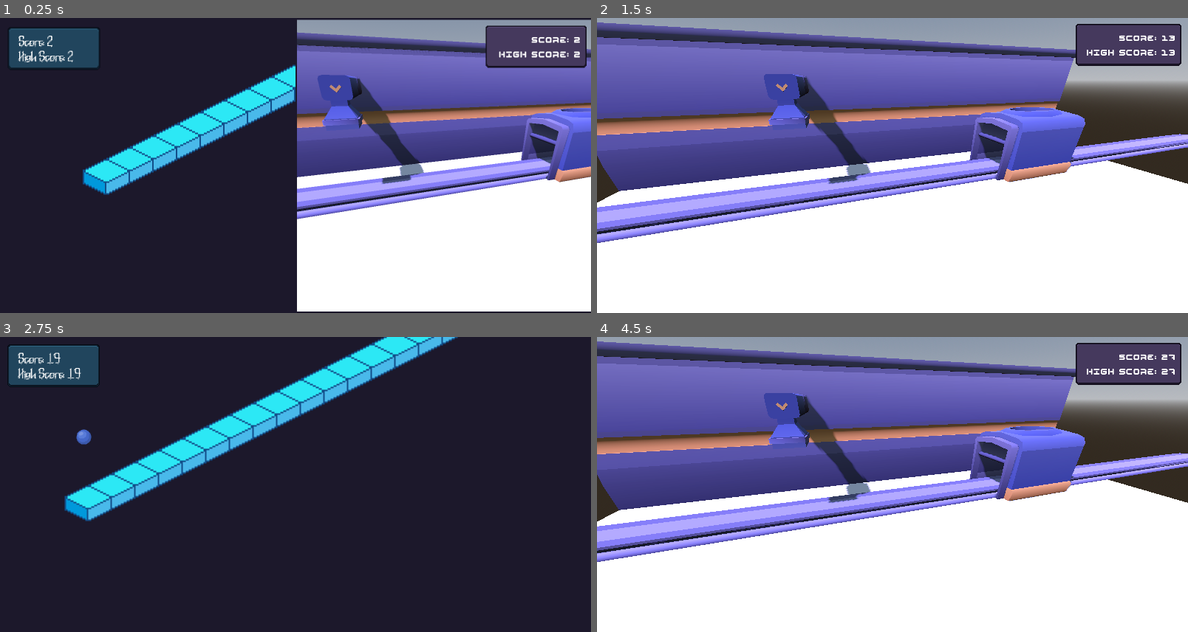
Above: before the commit, frames 1-4 (two rows, left to right).
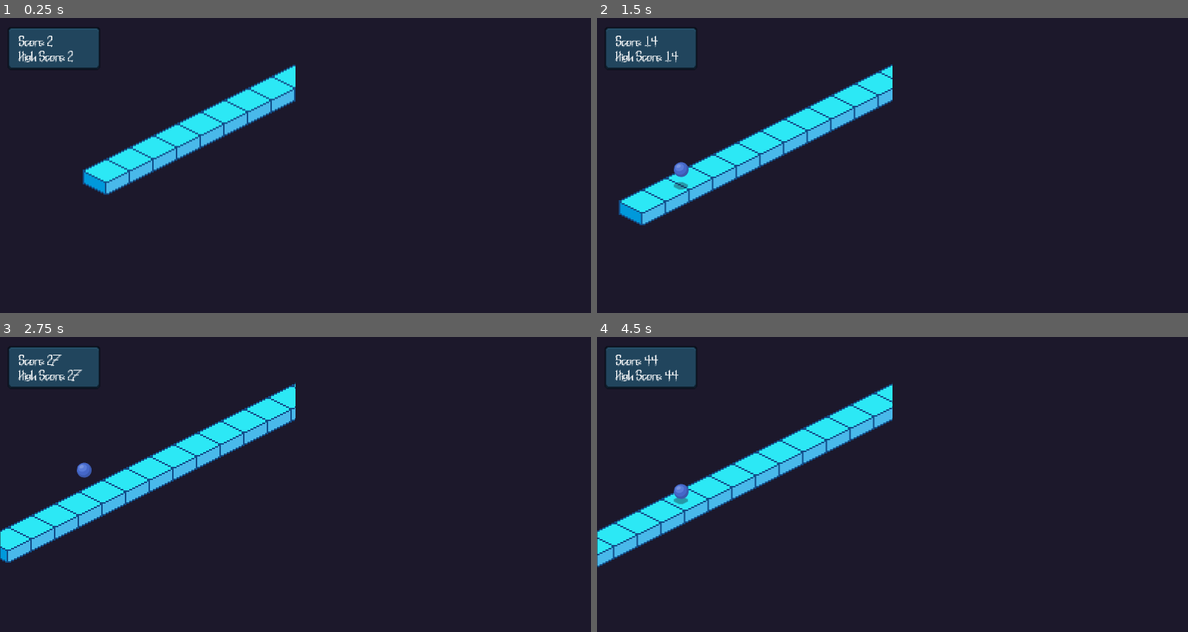
Above: after the commit, the same moments.

Repository: ofknee/tap-tap-tap
Game: Godot game, scene res://scenes/root.tscn
The game is run twice, just before and just after one commit, with the same random seed, the same clock (stepped at 60 frames per second) and the same inputs.
Inputs:
- Up to frame 1 (0.25 s): no input
- Up to frame 2 (1.5 s): tap Enter at 0.5 s; hold Right (RIGHT) 0.53-1.28 s; tap Shift (SWITCH) at 0.6, 1.35 s; hold A (LEFT) from 1.28 s (still down)
- Up to frame 3 (2.75 s): release A (LEFT) at 2.03 s; hold Right (RIGHT) from 2.03 s (still down); tap Shift (SWITCH) at 2.1 s
- Up to frame 4 (4.5 s): tap Shift (SWITCH) at 2.85, 3.6, 4.35 s; release Right (RIGHT) at 3.53 s; hold A (LEFT) from 3.53 s (still down)

The runs differ from the first frame. In frame 1, 48% of the frame differs, in the area x 50-100%, y 0-100%; in frame 2, 96%; in frame 3, 7.1%; in frame 4, 96%, in the area x 0-100%, y 0-100%.

Commit message:
delete box instantiations off screen

Diff:
--- a/scenes/factory/factory.tscn
+++ b/scenes/factory/factory.tscn
@@ -16,6 +16,16 @@
 [ext_resource type="Script" uid="uid://c30yctnpqixbh" path="res://scenes/factory/ui.gd" id="14_hg0jv"]
 [ext_resource type="Texture2D" uid="uid://ctusbt3i87hgy" path="res://assets/factory/dark-hand-drawn-panel.png" id="14_i4dya"]
 [ext_resource type="FontFile" uid="uid://cvblie0n56nwl" path="res://assets/phased-1.2/Phased.otf" id="15_hg0jv"]
+[ext_resource type="PackedScene" uid="uid://bmnenfcbmt78d" path="res://assets/factory/kenney_factory-kit_3.0/Models/GLB format/cog-b.glb" id="16_a47qo"]
+[ext_resource type="PackedScene" uid="uid://ct4wwhsrhilq8" path="res://assets/factory/kenney_factory-kit_3.0/Models/GLB format/cog-c.glb" id="17_6xsq5"]
+[ext_resource type="PackedScene" uid="uid://cbkqfvxtxvv4u" path="res://assets/factory/kenney_factory-kit_3.0/Models/GLB format/cog-d.glb" id="18_nhein"]
+[ext_resource type="PackedScene" uid="uid://diwl3lkxgobnn" path="res://assets/factory/kenney_factory-kit_3.0/Models/GLB format/cog-e.glb" id="19_34aiy"]
+[ext_resource type="PackedScene" uid="uid://c44i55pkduavl" path="res://assets/factory/kenney_factory-kit_3.0/Models/GLB format/cone.glb" id="20_1tqrf"]
+[ext_resource type="PackedScene" uid="uid://p522i8p6plfh" path="res://assets/factory/kenney_factory-kit_3.0/Models/GLB format/box-large.glb" id="21_a47qo"]
+[ext_resource type="PackedScene" uid="uid://hd1c3bufukcu" path="res://assets/factory/kenney_factory-kit_3.0/Models/GLB format/box-long.glb" id="22_6xsq5"]
+[ext_resource type="PackedScene" uid="uid://ri2udcglxo61" path="res://assets/factory/kenney_factory-kit_3.0/Models/GLB format/box-wide.glb" id="23_nhein"]
+[ext_resource type="PackedScene" uid="uid://1tjsv2qy8tbq" path="res://assets/factory/kenney_factory-kit_3.0/Models/GLB format/box-small.glb" id="24_34aiy"]
+[ext_resource type="ArrayMesh" uid="uid://btlp0vfglaxjd" path="res://assets/Ribbon Bow/tinker.obj" id="28_34aiy"]
 
 [sub_resource type="BoxShape3D" id="BoxShape3D_5pcoe"]
 
@@ -145,6 +155,113 @@
 [node name="Spawnpoint" type="Marker3D" parent="Structure/Dropper" unique_id=1691764502]
 transform = Transform3D(1, 0, 0, 0, 1, 0, 0, 0, 1, 0, 4.933174, -1.52)
 
+[node name="FloorDecor" type="Node3D" parent="Structure" unique_id=1475023133]
+
+[node name="Cogs" type="Node3D" parent="Structure/FloorDecor" unique_id=1953973293]
+transform = Transform3D(1.08, 0, 0, 0, 1.36, 0, 0, 0, 1.37, 0, 0.03, 1.38)
+
+[node name="cog-a2" parent="Structure/FloorDecor/Cogs" unique_id=555668233 instance=ExtResource("15_h56bk")]
+transform = Transform3D(1, 0, 0, 0, 0.99999994, 0, -7.1054274e-15, 0, 0.99999994, -1.2965403, -7.450581e-09, 1.828052)
+
+[node name="cog-b2" parent="Structure/FloorDecor/Cogs" unique_id=33045008 instance=ExtResource("16_a47qo")]
+transform = Transform3D(1, 0, 0, 0, 0.99999994, 0, -7.1054274e-15, 0, 0.99999994, -8.768426, -7.450581e-09, -5.72174)
+
+[node name="cog-c2" parent="Structure/FloorDecor/Cogs" unique_id=410825814 instance=ExtResource("17_6xsq5")]
+transform = Transform3D(1, 0, 0, 0, 0.99999994, 0, -7.1054274e-15, 0, 0.99999994, -8.630514, -7.450581e-09, 0.21500683)
+
+[node name="cog-d2" parent="Structure/FloorDecor/Cogs" unique_id=724980447 instance=ExtResource("18_nhein")]
+transform = Transform3D(1, 0, 0, 0, 0.99999994, 0, -7.1054274e-15, 0, 0.99999994, -7.6045957, -7.450581e-09, -3.8711233)
+
+[node name="cog-e2" parent="Structure/FloorDecor/Cogs" unique_id=1253005509 instance=ExtResource("19_34aiy")]
+transform = Transform3D(1, 0, 0, 0, 0.99999994, 0, -7.1054274e-15, 0, 0.99999994, -4.214882, -7.450581e-09, -3.5661712)
+
+[node name="cog-a3" parent="Structure/FloorDecor/Cogs" unique_id=1963369709 instance=ExtResource("15_h56bk")]
+transform = Transform3D(-0.980651, 0, -0.19576417, 0, 0.9999999, 0, 0.19576417, 0, -0.9806509, -10.639035, -7.450581e-09, -3.7349157)
+
+[node name="cog-b3" parent="Structure/FloorDecor/Cogs" unique_id=56695871 instance=ExtResource("16_a47qo")]
+transform = Transform3D(-0.980651, 0, -0.19576417, 0, 0.9999999, 0, 0.19576417, 0, -0.9806509, -1.8337448, -7.450581e-09, 2.2060676)
+
+[node name="cog-c3" parent="Structure/FloorDecor/Cogs" unique_id=1840112167 instance=ExtResource("17_6xsq5")]
+transform = Transform3D(-0.980651, 0, -0.19576417, 0, 0.9999999, 0, 0.19576417, 0, -0.9806509, -3.1311903, -7.450581e-09, -3.588811)
+
+[node name="cog-d3" parent="Structure/FloorDecor/Cogs" unique_id=1713296322 instance=ExtResource("18_nhein")]
+transform = Transform3D(-0.980651, 0, -0.19576417, 0, 0.9999999, 0, 0.19576417, 0, -0.9806509, -3.3373404, -7.450581e-09, 0.61909497)
+
+[node name="cog-e3" parent="Structure/FloorDecor/Cogs" unique_id=1141472330 instance=ExtResource("19_34aiy")]
+transform = Transform3D(-0.980651, 0, -0.19576417, 0, 0.9999999, 0, 0.19576417, 0, -0.9806509, -6.7211657, -7.450581e-09, 0.9836279)
+
+[node name="cog-a4" parent="Structure/FloorDecor/Cogs" unique_id=1787474944 instance=ExtResource("15_h56bk")]
+transform = Transform3D(-0.8486295, 0, -0.5289876, 0, 0.9999999, 0, 0.52898765, 0, -0.8486295, -2.0822835, -7.450581e-09, -1.5989938)
+
+[node name="cog-b4" parent="Structure/FloorDecor/Cogs" unique_id=1249207195 instance=ExtResource("16_a47qo")]
+transform = Transform3D(-0.8486295, 0, -0.5289876, 0, 0.9999999, 0, 0.52898765, 0, -0.8486295, 8.252327, -7.450581e-09, 0.8554473)
+
+[node name="cog-c4" parent="Structure/FloorDecor/Cogs" unique_id=117340606 instance=ExtResource("17_6xsq5")]
+transform = Transform3D(-0.8486295, 0, -0.5289876, 0, 0.9999999, 0, 0.52898765, 0, -0.8486295, 4.994825, -7.450581e-09, -4.1096983)
+
+[node name="cog-d4" parent="Structure/FloorDecor/Cogs" unique_id=92033511 instance=ExtResource("18_nhein")]
+transform = Transform3D(-0.8486295, 0, -0.5289876, 0, 0.9999999, 0, 0.52898765, 0, -0.8486295, 6.2857122, -7.450581e-09, -0.099389076)
+
+[node name="cog-e4" parent="Structure/FloorDecor/Cogs" unique_id=993170465 instance=ExtResource("19_34aiy")]
+transform = Transform3D(-0.8486295, 0, -0.5289876, 0, 0.9999999, 0, 0.52898765, 0, -0.8486295, 3.247785, -7.450581e-09, 1.4349363)
+
+[node name="cog-a5" parent="Structure/FloorDecor/Cogs" unique_id=1385700326 instance=ExtResource("15_h56bk")]
+transform = Transform3D(0.72865266, 0, 0.6848835, 0, 0.9999999, 0, -0.68488353, 0, 0.72865254, 8.788775, -7.450581e-09, -1.8201599)
+
+[node name="cog-b5" parent="Structure/FloorDecor/Cogs" unique_id=67673066 instance=ExtResource("16_a47qo")]
+transform = Transform3D(0.72865266, 0, 0.6848835, 0, 0.9999999, 0, -0.68488353, 0, 0.72865254, -1.8263607, -7.450581e-09, -2.2039645)
+
+[node name="cog-c5" parent="Structure/FloorDecor/Cogs" unique_id=1186866978 instance=ExtResource("17_6xsq5")]
+transform = Transform3D(0.72865266, 0, 0.6848835, 0, 0.9999999, 0, -0.68488353, 0, 0.72865254, 2.3401089, -7.450581e-09, 2.0274086)
+
+[node name="cog-d5" parent="Structure/FloorDecor/Cogs" unique_id=500156761 instance=ExtResource("18_nhein")]
+transform = Transform3D(0.72865266, 0, 0.6848835, 0, 0.9999999, 0, -0.68488353, 0, 0.72865254, 0.2891233, -7.450581e-09, -1.6525958)
+
+[node name="cog-e5" parent="Structure/FloorDecor/Cogs" unique_id=207598219 instance=ExtResource("19_34aiy")]
+transform = Transform3D(0.72865266, 0, 0.6848835, 0, 0.9999999, 0, -0.68488353, 0, 0.72865254, 2.9679043, -7.450581e-09, -3.7519512)
+
+[node name="Cones" type="Node3D" parent="Structure/FloorDecor" unique_id=965106364]
+transform = Transform3D(1.08, 0, 0, 0, 1.36, 0, 0, 0, 1.37, 0, 0.03, 1.38)
+
+[node name="cone2" parent="Structure/FloorDecor/Cones" unique_id=1443680008 instance=ExtResource("20_1tqrf")]
+transform = Transform3D(3, 0, 0, 0, 3, 0, -1.1920929e-07, 0, 3, -9.438245, 0, -4.567301)
+
+[node name="cone3" parent="Structure/FloorDecor/Cones" unique_id=369550720 instance=ExtResource("20_1tqrf")]
+transform = Transform3D(3, 0, 0, 0, 3, 0, -1.1920929e-07, 0, 3, -5.0112467, 0, -3.303924)
+
+[node name="cone4" parent="Structure/FloorDecor/Cones" unique_id=1528611895 instance=ExtResource("20_1tqrf")]
+transform = Transform3D(3, 0, 0, 0, 3, 0, -1.1920929e-07, 0, 3, -7.8027134, 0, 0.2669897)
+
+[node name="cone5" parent="Structure/FloorDecor/Cones" unique_id=222286064 instance=ExtResource("20_1tqrf")]
+transform = Transform3D(3, 0, 0, 0, 3, 0, -1.1920929e-07, 0, 3, 2.3856726, 0, -4.919834)
+
+[node name="cone6" parent="Structure/FloorDecor/Cones" unique_id=1713577646 instance=ExtResource("20_1tqrf")]
+transform = Transform3D(3, 0, 0, 0, 3, 0, -1.1920929e-07, 0, 3, -2.7955632, 0, 1.8338499)
+
+[node name="cone7" parent="Structure/FloorDecor/Cones" unique_id=788616697 instance=ExtResource("20_1tqrf")]
+transform = Transform3D(3, 0, 0, 0, 3, 0, -1.1920929e-07, 0, 3, -8.476109, 0, -3.8478498)
+
+[node name="cone8" parent="Structure/FloorDecor/Cones" unique_id=1365198023 instance=ExtResource("20_1tqrf")]
+transform = Transform3D(3, 0, 0, 0, 3, 0, -1.1920929e-07, 0, 3, 6.072357, 0, 1.3240952)
+
+[node name="Boxes" type="Node3D" parent="Structure/FloorDecor" unique_id=1829081310]
+transform = Transform3D(1.08, 0, 0, 0, 1.36, 0, 0, 0, 1.37, 0, 0.03, 1.38)
+
+[node name="box-large2" parent="Structure/FloorDecor/Boxes" unique_id=431895607 instance=ExtResource("21_a47qo")]
+transform = Transform3D(1.5639387, 0, 0, 0, 1.1939965, 0, 0, 0, 1.5828694, -2.2555637, 0, -5)
+
+[node name="box-long2" parent="Structure/FloorDecor/Boxes" unique_id=2060308480 instance=ExtResource("22_6xsq5")]
+transform = Transform3D(0.74878323, 0, -0.6628149, 0, 1, 0, 0.6628149, 0, 0.74878323, -2.0758944, 0.50539947, -5)
+
+[node name="box-wide2" parent="Structure/FloorDecor" unique_id=289151056 instance=ExtResource("23_nhein")]
+transform = Transform3D(5.28, 0, 0, 0, 1.91, 0, 0, 0, 1.91, 1.4752264, -4.7683716e-07, 6.589904)
+
+[node name="box-small2" parent="Structure/FloorDecor" unique_id=1140847326 instance=ExtResource("24_34aiy")]
+transform = Transform3D(2.1686146, 0, -1.0281588, 0, 2.3999999, 0, 1.0281588, 0, 2.1686146, 2.3288794, 0.76260424, 6.3884892)
+
+[node name="box-long2" parent="Structure/FloorDecor" unique_id=234910466 instance=ExtResource("22_6xsq5")]
+transform = Transform3D(1.1974705, -1.1343267, 0, 1.0950104, 1.2404658, 0, 0, 0, 0.95886815, 1.2513633, 1.4880784, 6.386401)
+
 [node name="WorldEnvironment" type="WorldEnvironment" parent="." unique_id=409856805]
 environment = SubResource("Environment_3gw73")
 
@@ -209,3 +326,7 @@
 theme_override_font_sizes/font_size = 30
 text = " High Score: 0"
 vertical_alignment = 1
+
+[node name="Tinker" type="MeshInstance3D" parent="." unique_id=1641661838]
+transform = Transform3D(0.03, 0, 0, 0, 0.0209899, 0.021434179, 0, -0.021434179, 0.0209899, -7.3619666, 5.4839787, -0.8546822)
+mesh = ExtResource("28_34aiy")
--- a/scenes/factory/spawnable.gd
+++ b/scenes/factory/spawnable.gd
@@ -11,6 +11,9 @@
 # Called every frame. 'delta' is the elapsed time since the previous frame.
 func _physics_process(delta: float) -> void:
 	position.x -= speed
+	if position.x <= -4:
+		print("die time")
+		queue_free()
 
 
 
@@ -40,4 +43,4 @@
 	if body.has_method("emit_stuck_signal"):
 		body.emit_stuck_signal()
 
-	print("estoy stuck, ", name, " to ", body.name)
+	#print("estoy stuck, ", name, " to ", body.name)
--- a/scenes/factory/spawnables/yellow_button.gd
+++ b/scenes/factory/spawnables/yellow_button.gd
@@ -11,6 +11,10 @@
 # Called every frame. 'delta' is the elapsed time since the previous frame.
 func _physics_process(delta: float) -> void:
 	position.x -= speed
+	print(position.x)
+
+	if position.x <= 0:
+		print("die time")
 
 
 func _on_body_shape_entered(body_rid: RID, body: Node, body_shape_index: int, local_shape_index: int) -> void:
